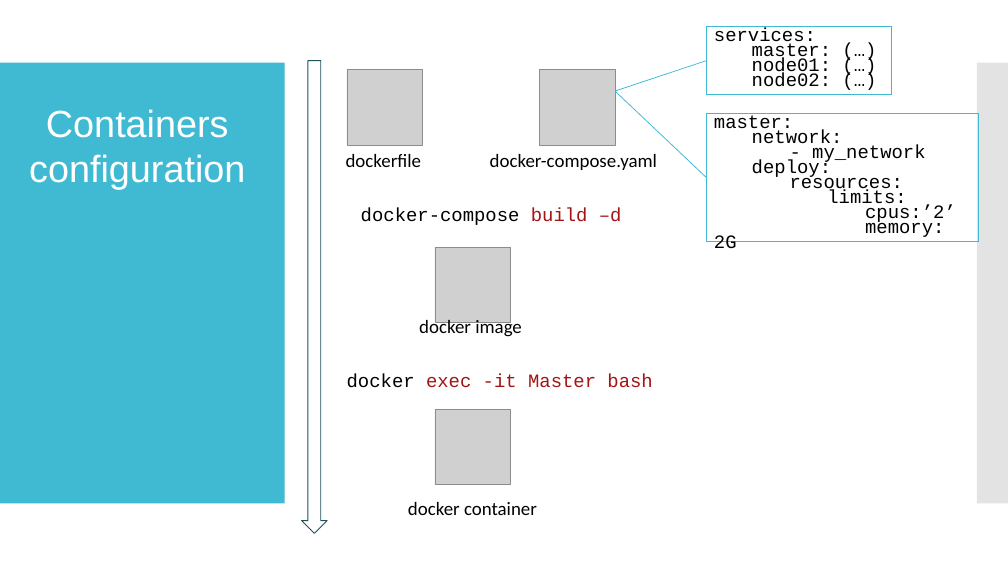
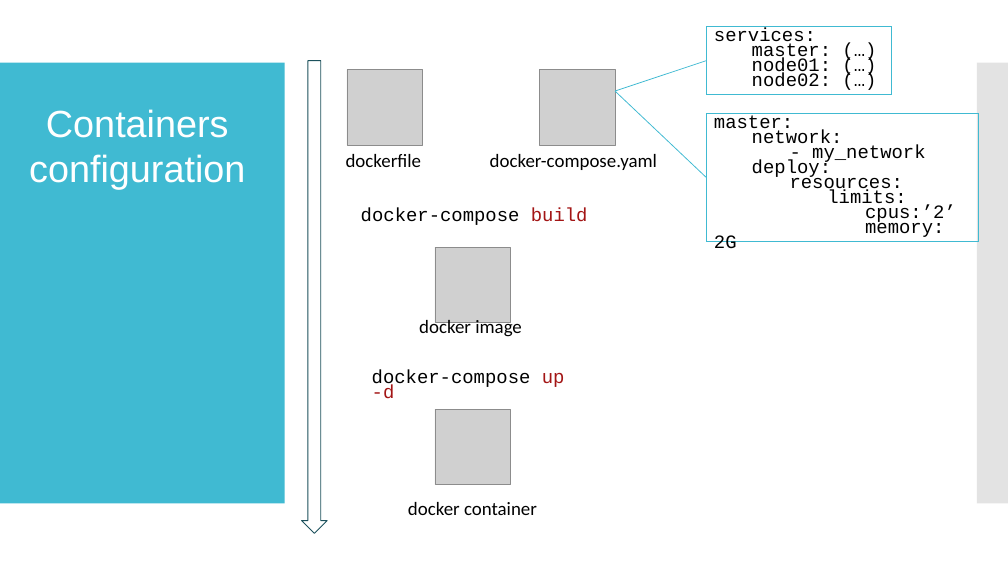
Before and after one commit to CapraCampa/Cloud-Final-Project, a slide deck: slide 5 of Cloud Computing Basic.pptx. Drawn at 1008x567 pixels with LibreOffice and Linux fonts; fonts in the diff are those of the drawing; grey boxes stand for pictures. Boxes give left, top, right and bottom in pixels: in the first picture for what was removed or moved away, otherwise in the second. Text is boxed around its words. In the diff, an @@ line names an element or a change of style, - is before the commit and + after.

```diff
--- a/Cloud Computing Basic.pptx
+++ b/Cloud Computing Basic.pptx
@@ text at [361,208,588,225]: text changed @@
-docker-compose build –d
+docker-compose build
@@ text at [372,370,565,399]: text changed; text colour #A31515 to #000000 @@
-docker exec -it Master bash
+docker-compose up -d
```
Also in this commit, not shown: 14 other files.
